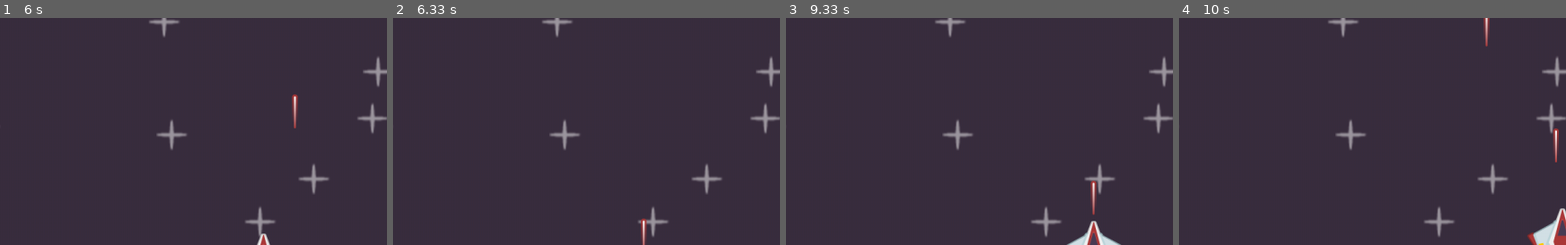
Above: before the commit, frames 1-4 (left to right).
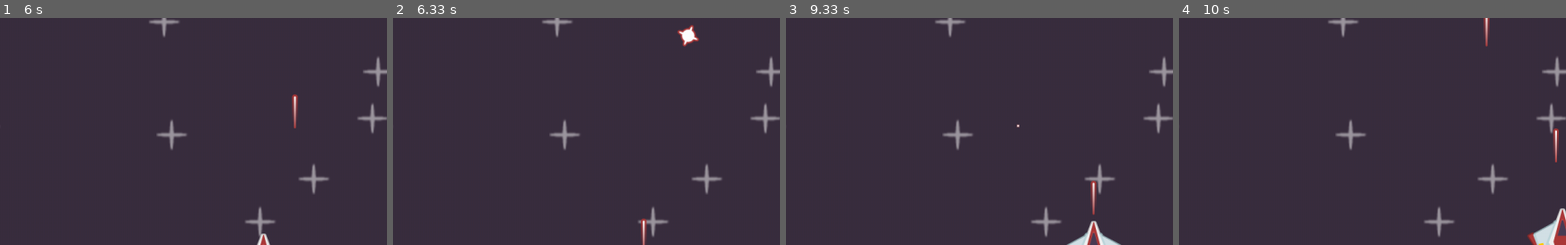
Above: after the commit, the same moments.

Repository: finnJAMin37/Clear-Code-Pygame
Game: pygame game, started from 5games/space shooter/main.py
Same seed, same stepped clock (60 frames per second), same inputs: the game is played once before the commit and once after it.
Inputs:
- Up to frame 1 (6 s): tap Space at 0.33, 0.73, 1.03, 1.3, 1.63, 1.93, 2.07, 2.47, 2.77, 3.13, 3.53, 3.83, 4.03, 4.33, 4.53, 4.87, 5.17, 5.37, 5.67, 5.93 s; hold Left 0.67-1.2 s; hold Down 1.23-1.53 s; hold Left 1.57-1.97 s; hold Up 2-2.37 s; hold Right 2.4-3.03 s; hold Down 3.07-3.43 s; hold Left 3.47-3.93 s; hold Right 3.97-4.43 s; hold Up 4.47-4.77 s; hold Right 4.8-5.27 s; hold Left 5.3-5.83 s; hold Down from 5.87 s (still down)
- Up to frame 2 (6.33 s): release Down at 6.17 s; hold Left from 6.2 s (still down); tap Space at 6.27 s
- Up to frame 3 (9.33 s): tap Space at 6.57, 6.7, 7.1, 7.4, 7.77, 8.17, 8.47, 8.67, 8.97, 9.17 s; release Left at 6.6 s; hold Up 6.63-7 s; hold Right 7.03-7.67 s; hold Down 7.7-8.07 s; hold Left 8.1-8.57 s; hold Right 8.6-9.07 s; hold Up from 9.1 s (still down)
- Up to frame 4 (10 s): release Up at 9.4 s; hold Right 9.43-9.9 s; tap Space at 9.5, 9.8 s; hold Left from 9.93 s (still down)
The pictures show only the part of the screen within x 5-55%, y 3-53%; the shares and areas given below are measured in that part.

Frame 1 is identical in both runs. In frame 2, 0.3% of the frame differs, in the area x 73-80%, y 3-13%; in frame 3, less than 0.1%; in frame 4, nothing differs.

Commit message:
Day 9: animated meteor explosion

Diff:
--- a/5games/space shooter/main.py
+++ b/5games/space shooter/main.py
@@ -75,6 +75,21 @@
         if self.rect.top > WINDOW_HEIGHT:
              self.kill()
 
+class AnimatedExplosion(pygame.sprite.Sprite):
+    def __init__(self, frames, pos, groups):
+        super().__init__(groups)
+        self.frame = 0
+        self.frame_images = frames
+        self.animation_speed = 80
+        self.image = self.frame_images[self.frame]
+        self.rect = self.image.get_frect(center = pos)
+    def update(self, dt):
+        self.frame += self.animation_speed * dt
+        if self.frame <= len(self.frame_images):
+            self.image = self.frame_images[int(self.frame) % len(self.frame_images)]
+        else:
+            self.kill()
+
 def collisions():
     global running
 
@@ -86,6 +101,7 @@
         collided_sprites = pygame.sprite.spritecollide(laser, meteor_sprites, True)
         if collided_sprites:
             laser.kill()
+            AnimatedExplosion(explosion_frames, laser.rect.midtop, all_sprites)
 
 def display_score():
     current_time = pygame.time.get_ticks()
@@ -108,6 +124,7 @@
 laser_surf = pygame.image.load(join("images", "laser.png")).convert_alpha()
 star_surf = pygame.image.load(join("images", "star.png")).convert_alpha()
 font = pygame.font.Font(None, 50)
+explosion_frames = [pygame.image.load(join("images","explosion",f"{i}.png")).convert_alpha() for i in range(21)]
 
 # sprites
 all_sprites = pygame.sprite.Group()
